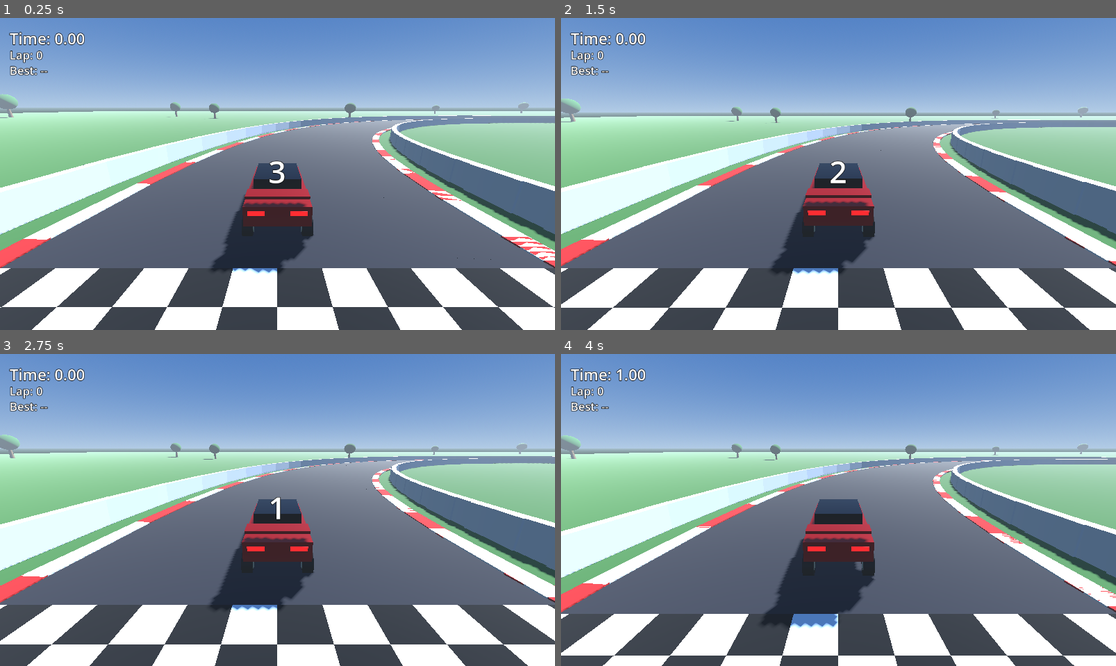
Above: before the commit, frames 1-4 (two rows, left to right).
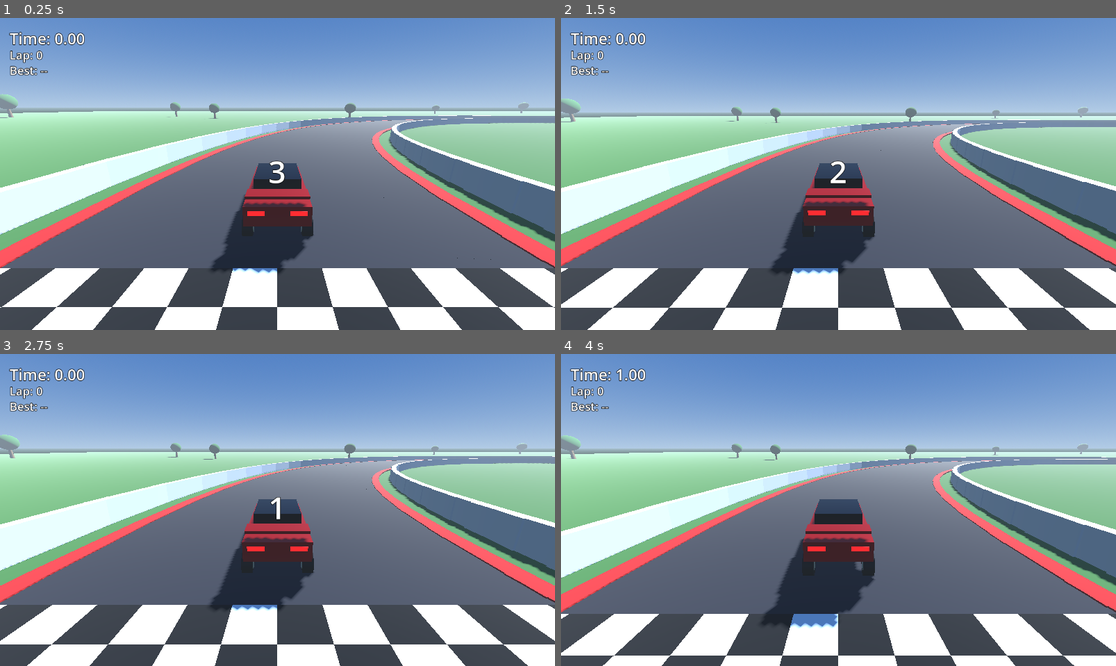
Above: after the commit, the same moments.

Repository: avtandili-babilodze/race_wheel
Game: Godot game, scene res://scenes/main.tscn
Two runs of this game, one before a commit and one after it. Both use one fixed random seed, a clock stepped at 60 frames per second and the inputs below.
Inputs:
- Up to frame 1 (0.25 s): no input
- Up to frame 2 (1.5 s): hold D 0.53-1.28 s; hold R 0.53-1.28 s; hold S from 1.28 s (still down); tap R at 1.35 s
- Up to frame 3 (2.75 s): release S at 2.03 s; hold D from 2.03 s (still down); hold R from 2.03 s (still down)
- Up to frame 4 (4 s): release D at 2.78 s; release R at 2.78 s; hold W 2.78-3.53 s; tap R at 2.85 s; hold A from 3.53 s (still down); hold R from 3.53 s (still down)

The runs differ from the first frame. In frame 1, 1.8% of the frame differs, in the area x 4-100%, y 32-79%; in frame 2, 1.9%; in frame 3, 1.9%; in frame 4, 2.0%, in the area x 4-100%, y 34-82%.

Commit message:
fixed track visual bug

Diff:
--- a/scripts/main.gd
+++ b/scripts/main.gd
@@ -75,8 +75,6 @@
 
 	var curb_red := StandardMaterial3D.new()
 	curb_red.albedo_color = Color(0.8, 0.1, 0.1)
-	var curb_white := StandardMaterial3D.new()
-	curb_white.albedo_color = Color(0.92, 0.92, 0.92)
 
 	var seg_len := TAU * TRACK_RADIUS / SEGMENTS + 0.6
 
@@ -103,7 +101,7 @@
 			var curb_r := TRACK_RADIUS + side * (TRACK_WIDTH / 2.0 - 0.35)
 			var curb := MeshInstance3D.new()
 			curb.mesh = curb_mesh
-			curb.material_override = curb_red if i % 2 == 0 else curb_white
+			curb.material_override = curb_red
 			curb.position = Vector3(cos(angle) * curb_r, 0.08, sin(angle) * curb_r)
 			curb.rotation.y = -angle
 			add_child(curb)
